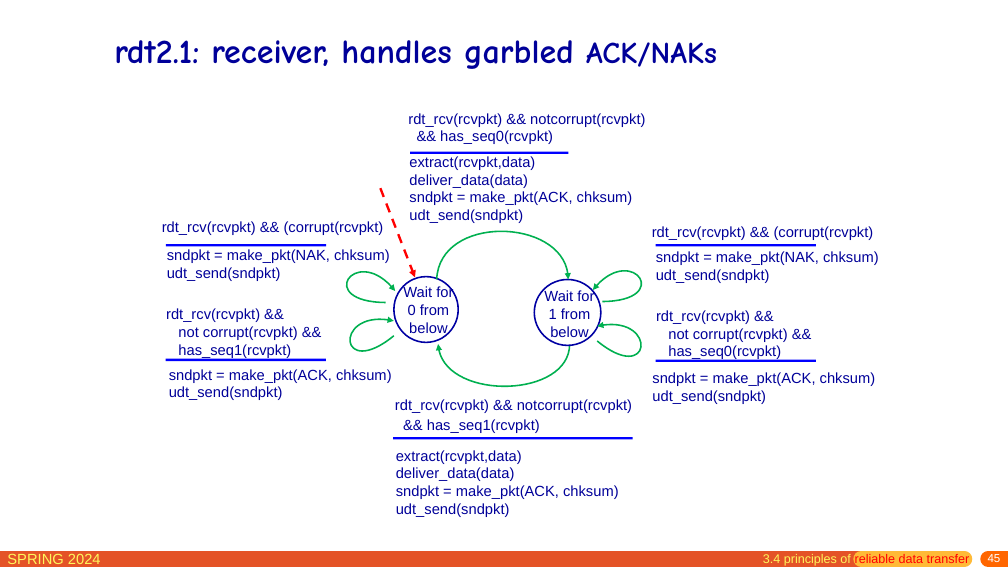
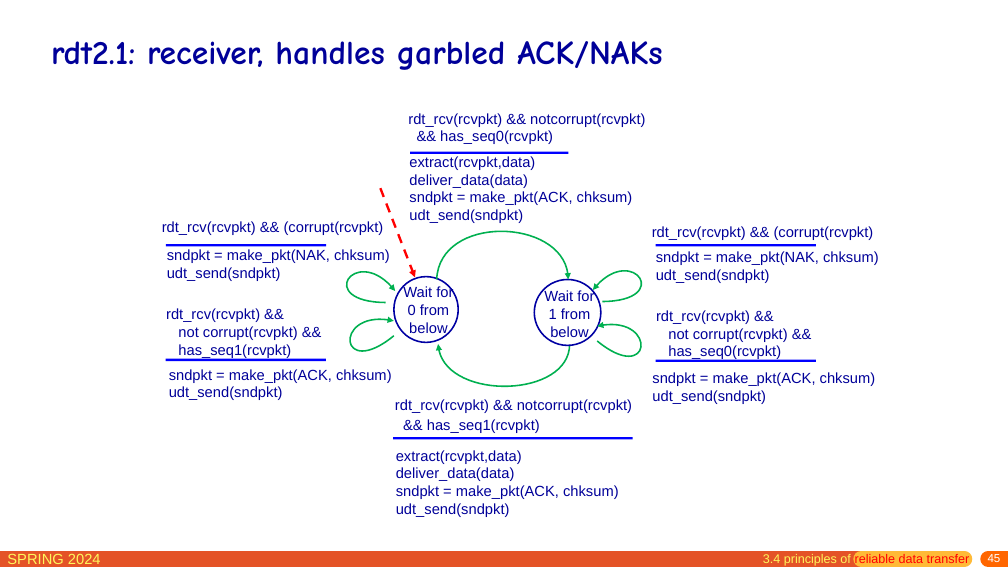
Before and after one commit to network-whu/slides, a slide deck: slide 45 of pptx/chapter3.pptx. Drawn at 1008x567 pixels with LibreOffice and Linux fonts; fonts in the diff are those of the drawing. Boxes give left, top, right and bottom in pixels: in the first picture for what was removed or moved away, otherwise in the second. Text is boxed around its words. In the diff, an @@ line names an element or a change of style, - is before the commit and + after.

```diff
--- a/pptx/chapter3.pptx
+++ b/pptx/chapter3.pptx
@@ title "rdt2.1: receiver, handles garbled ACK/NAKs": place and size @@
-title "rdt2.1: receiver, handles garbled ACK/NAKs" at (114,40,717,69)
+title "rdt2.1: receiver, handles garbled ACK/NAKs" at (51,41,662,70)
@@ title "rdt2.1: receiver, handles garbled ACK/NAKs" at (51,41,662,70): size 32.4 to 32 pt in "rdt2.1: receiver, handles garbled"; size 28.8 to 32 pt in "ACK/NAKs" @@
```
Also in this commit, not shown: 38 other slides changed.
